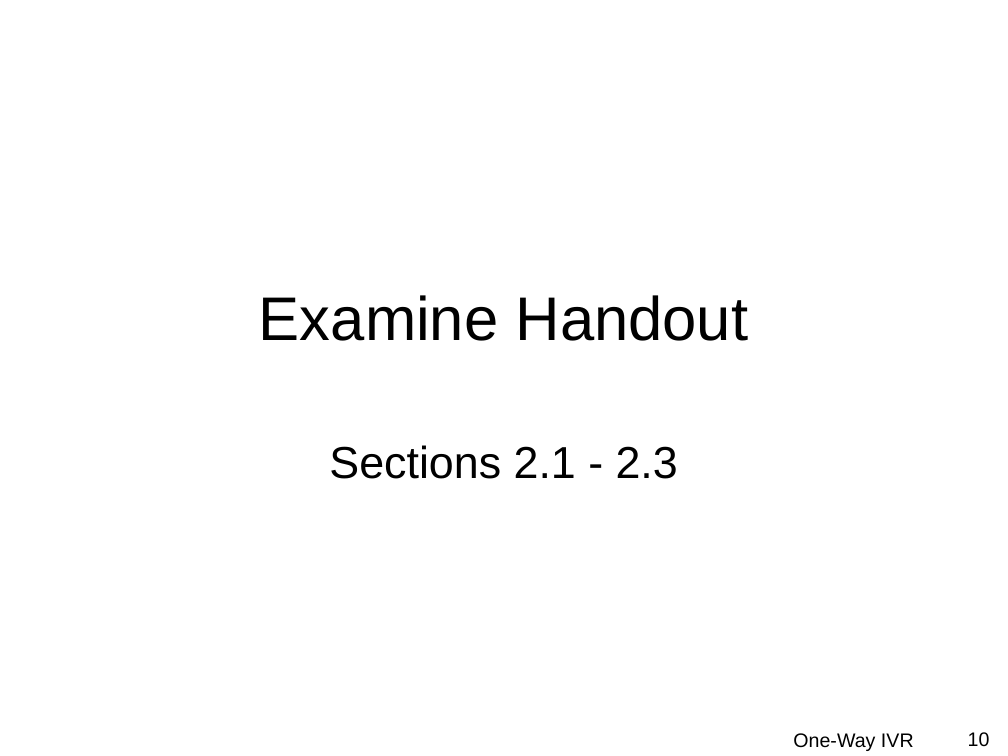
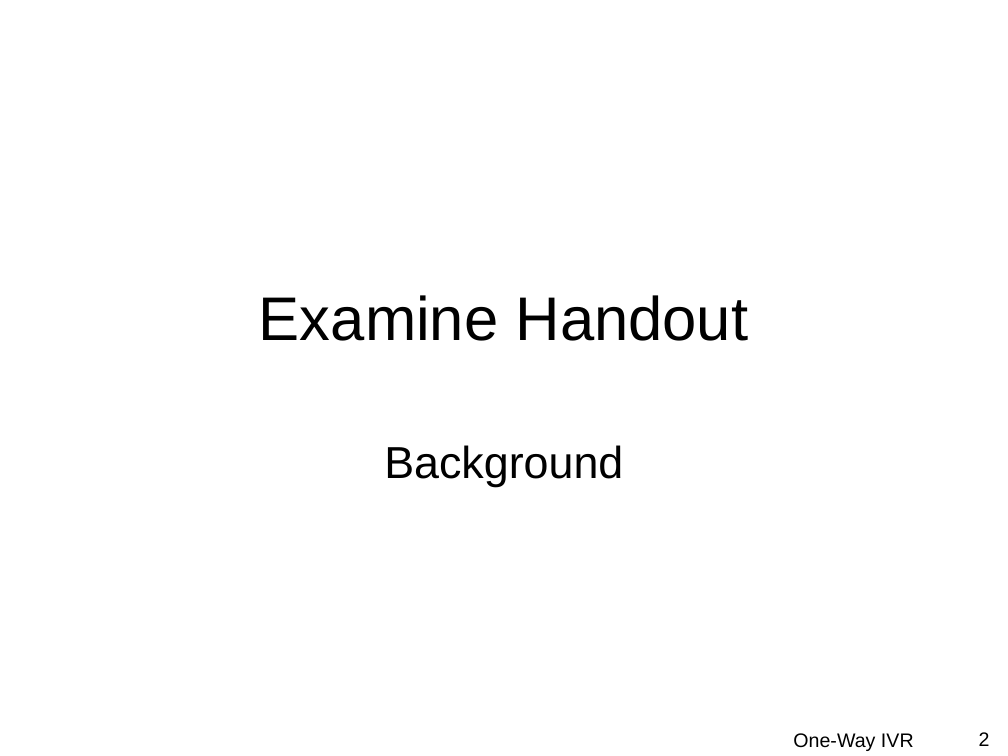
Before and after one commit to droglenc/NCMTH207, a slide deck: slide 2 of modules/IVRegression/PPT.pptx (slide 10 before the commit). Drawn at 1008x756 pixels with LibreOffice and Linux fonts; fonts in the diff are those of the drawing; background and template pictures are left out. Boxes give left, top, right and bottom in pixels: in the first picture for what was removed or moved away, otherwise in the second. Text is boxed around its words. In the diff, an @@ line names an element or a change of style, - is before the commit and + after.

```diff
--- a/modules/IVRegression/PPT.pptx
+++ b/modules/IVRegression/PPT.pptx
@@ subtitle at [384, 445, 623, 487]: text changed @@
-Sections 2.1 - 2.3
+Background
@@ page number at [979, 732, 990, 746]: text changed @@
-10
+2
```
Also in this commit, not shown: 11 other slides changed, 24 other files.
